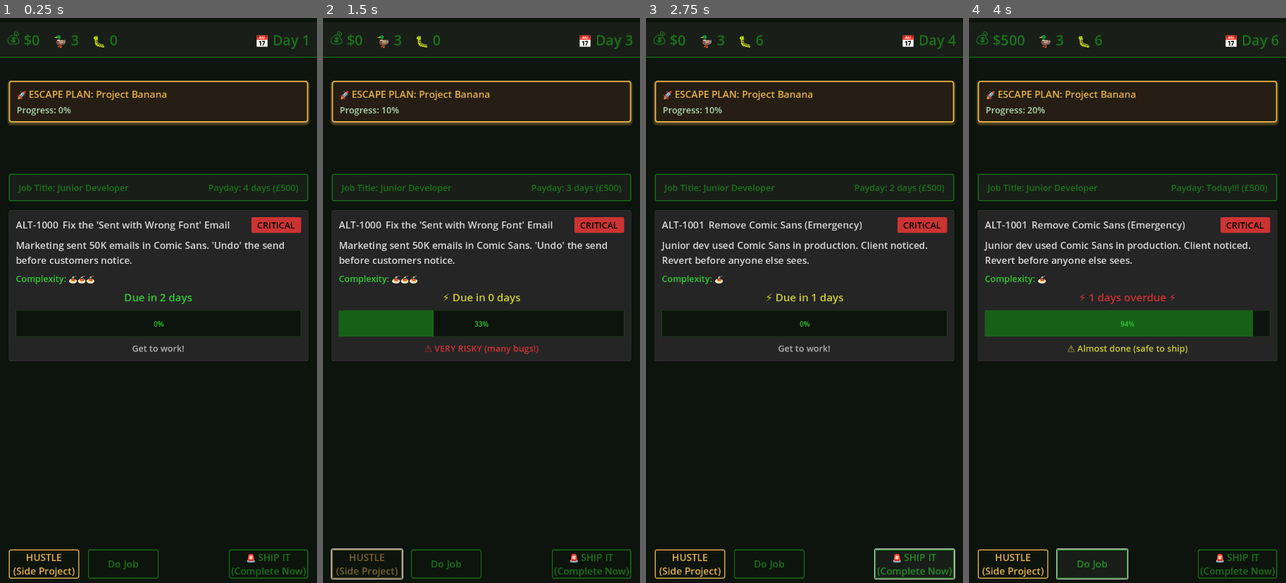
Above: before the commit, frames 1-4 (left to right).
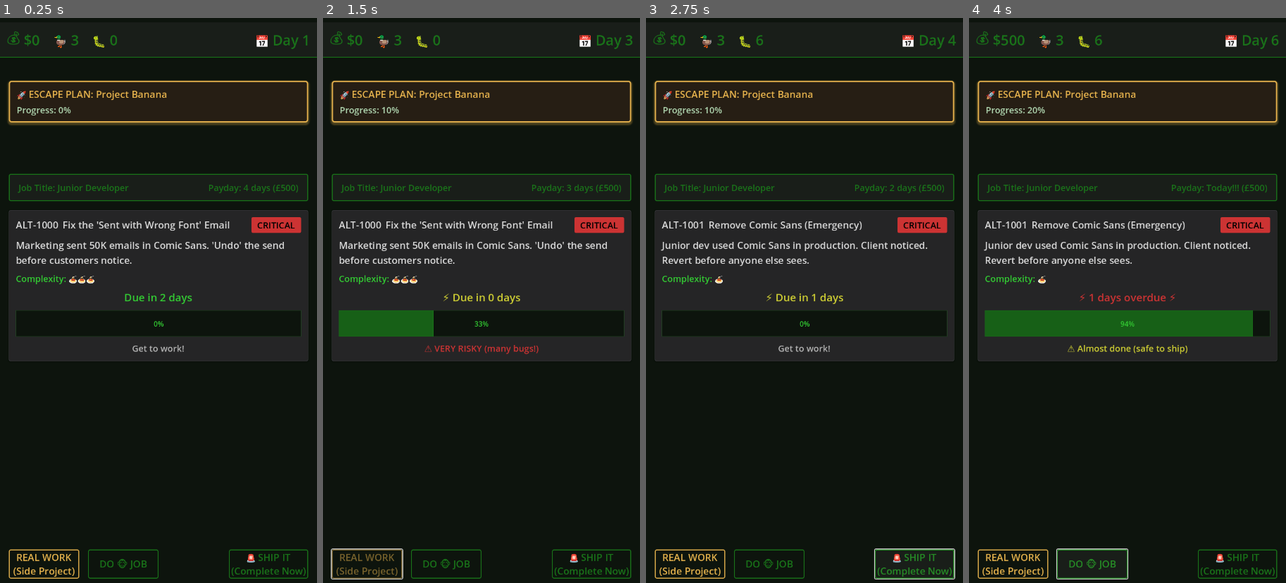
Above: after the commit, the same moments.

Repository: lmchoi/alt-f-this
Game: Godot game, scene res://scenes/game_ui.tscn
Two runs of this game, one before a commit and one after it. Both use one fixed random seed, a clock stepped at 60 frames per second and the inputs below.
Inputs:
- Up to frame 1 (0.25 s): no input
- Up to frame 2 (1.5 s): click "Do Job" (after the commit: "DO 🐵 JOB") at 0.5 s; click "HUSTLE (Side Project)" (after the commit: "REAL WORK (Side Project)") at 1.25 s
- Up to frame 3 (2.75 s): click "🚨 SHIP IT (Complete Now)" at 2 s
- Up to frame 4 (4 s): click "HUSTLE (Side Project)" (after the commit: "REAL WORK (Side Project)") at 2.75 s; click "Do Job" (after the commit: "DO 🐵 JOB") at 3.5 s

The runs differ from the first frame. In frame 1, 0.2% of the frame differs, in the area x 5-47%, y 94-98%; in frame 2, 0.2%; in frame 3, 0.2%; in frame 4, 0.2%.

Commit message:
Rename action button to real work and do monkey job

Diff:
--- a/scenes/game_ui.tscn
+++ b/scenes/game_ui.tscn
@@ -170,7 +170,7 @@
 theme_override_styles/hover = SubResource("StyleBoxFlat_hustle_hover")
 theme_override_styles/pressed = SubResource("StyleBoxFlat_hustle_pressed")
 theme_override_styles/disabled = SubResource("StyleBoxFlat_hustle_disabled")
-text = "HUSTLE
+text = "REAL WORK
 (Side Project)"
 script = ExtResource("2_rns2u")
 metadata/_custom_type_script = "uid://o4uecgfegpr2"
@@ -179,7 +179,7 @@
 unique_name_in_owner = true
 custom_minimum_size = Vector2(160, 0)
 layout_mode = 2
-text = "Do Job"
+text = "DO 🐵 JOB"
 script = ExtResource("2_rns2u")
 metadata/_custom_type_script = "uid://o4uecgfegpr2"
 
